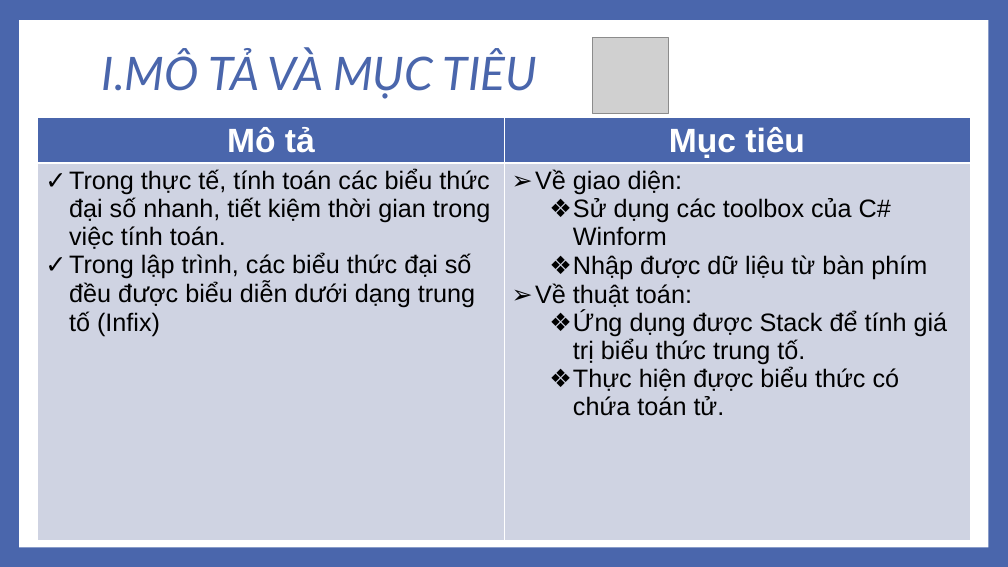
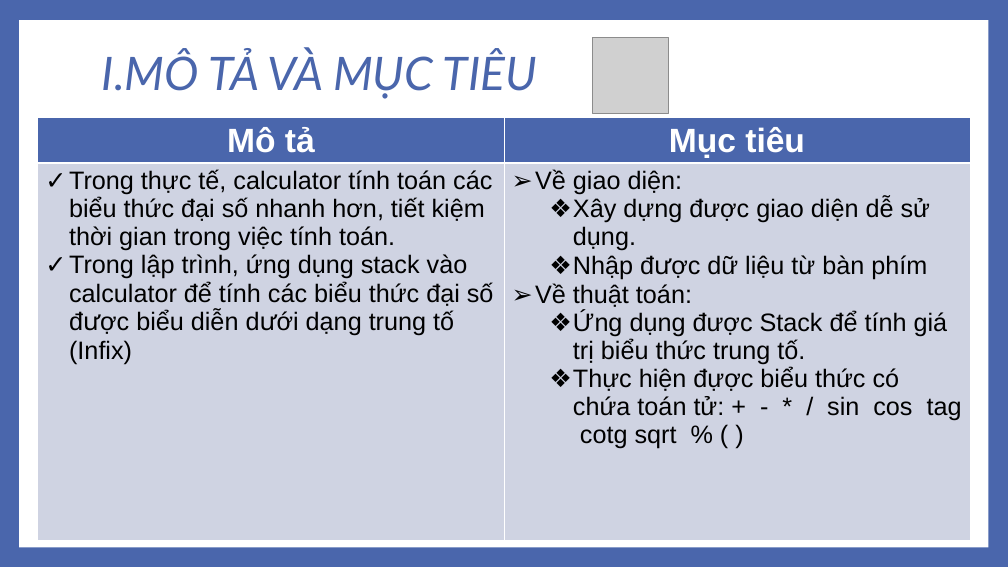
Before and after one commit to lehung0108/CauTrucDuLieu, a slide deck: slide 3 of Documents/XÂY DỰNG ỨNG DỤNG CALCULATOR.pptx. Drawn at 1008x567 pixels with LibreOffice and Linux fonts; fonts in the diff are those of the drawing; grey boxes stand for pictures. Boxes give left, top, right and bottom in pixels: in the first picture for what was removed or moved away, otherwise in the second. Text is boxed around its words. In the diff, an @@ line names an element or a change of style, - is before the commit and + after.

```diff
--- a/Documents/XÂY DỰNG ỨNG DỤNG CALCULATOR.pptx
+++ b/Documents/XÂY DỰNG ỨNG DỤNG CALCULATOR.pptx
@@ table at [38,118,971,544] @@
-row 2, column 1: Trong thực tế, tính toán các biểu thức đại số nhanh, tiết kiệm thời gian trong việc tính toán. / Trong lập trình, các biểu thức đại số đều được biểu diễn dưới dạng trung tố (Infix)
+row 2, column 1: Trong thực tế, calculator tính toán các biểu thức đại số nhanh hơn, tiết kiệm thời gian trong việc tính toán. / Trong lập trình, ứng dụng stack vào calculator để tính các biểu thức đại số được biểu diễn dưới dạng trung tố (Infix)
-row 2, column 2: Về giao diện: / Sử dụng các toolbox của C# Winform / Nhập được dữ liệu từ bàn phím / Về thuật toán: / Ứng dụng được Stack để tính giá trị biểu thức trung tố. / Thực hiện đựợc biểu thức có chứa toán tử.
+row 2, column 2: Về giao diện: / Xây dựng được giao diện dễ sử dụng. / Nhập được dữ liệu từ bàn phím / Về thuật toán: / Ứng dụng được Stack để tính giá trị biểu thức trung tố. / Thực hiện đựợc biểu thức có chứa toán tử: + - * / sin cos tag cotg sqrt % ( )
```
Also in this commit, not shown: 2 other slides changed, 6 other files.
